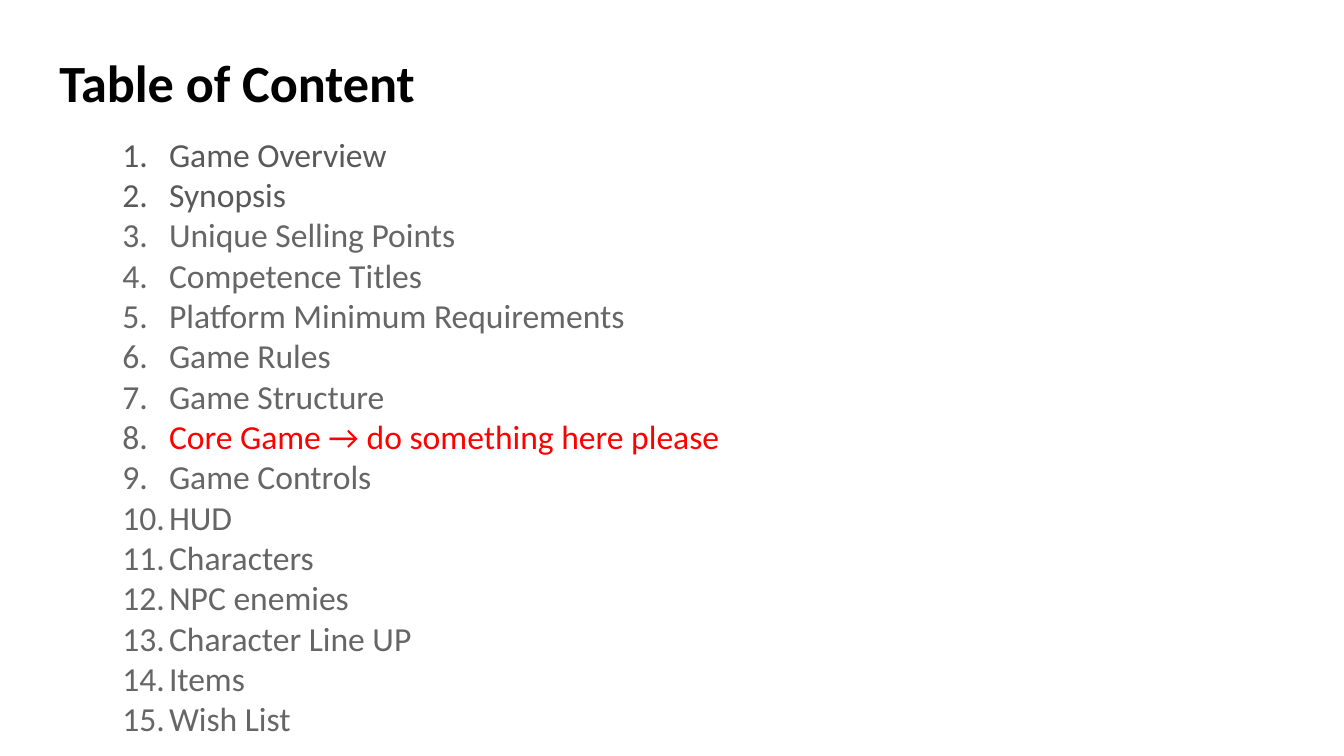
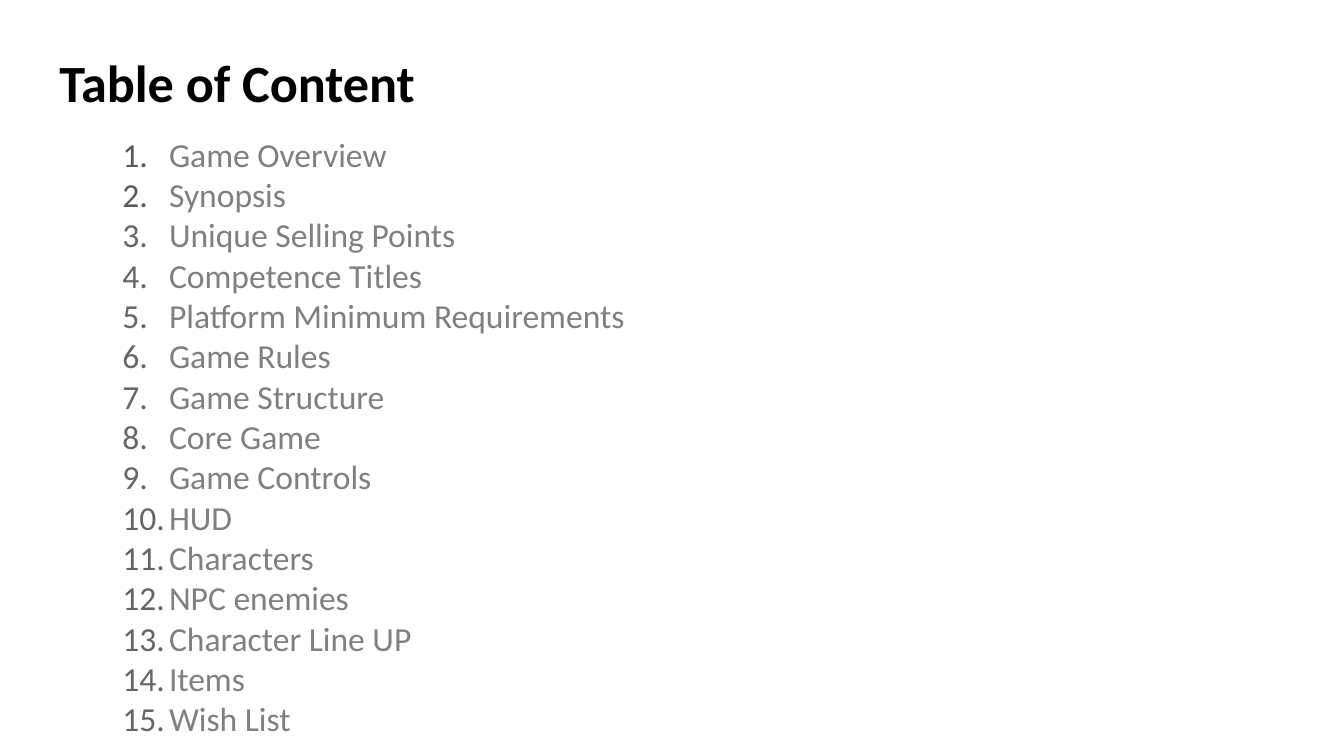
Before and after one commit to monforest/Assets, a slide deck: slide 2 of Documents/GameDesignDocument.pptx. Drawn at 1344x756 pixels with LibreOffice and Linux fonts; fonts in the diff are those of the drawing. Boxes give left, top, right and bottom in pixels: in the first picture for what was removed or moved away, otherwise in the second. Text is boxed around its words. In the diff, an @@ line names an element or a change of style, - is before the commit and + after.

```diff
--- a/Documents/GameDesignDocument.pptx
+++ b/Documents/GameDesignDocument.pptx
@@ text at [169,144,624,731]: text colour #595959 to #808080 in "Game Overview", "Synopsis"; text colour #666666 to #808080 in "Unique Selling Points", "Competence Titles", "Platform Minimum Requirements", "Game Rules" and 8 more places @@
@@ text at [169,427,321,449]: text changed; text colour #FF0000 to #808080 @@
-8. Core Game → do something here please
+8. Core Game
```
Also in this commit, not shown: 10 other slides changed.
